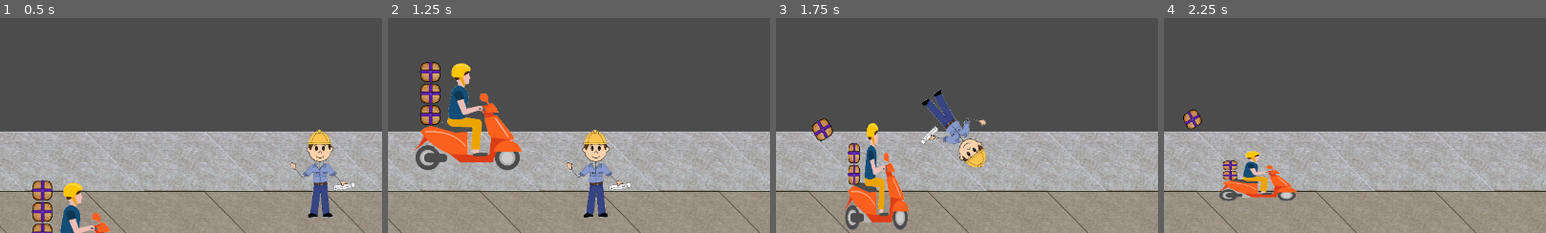
Above: before the commit, frames 1-4 (left to right).
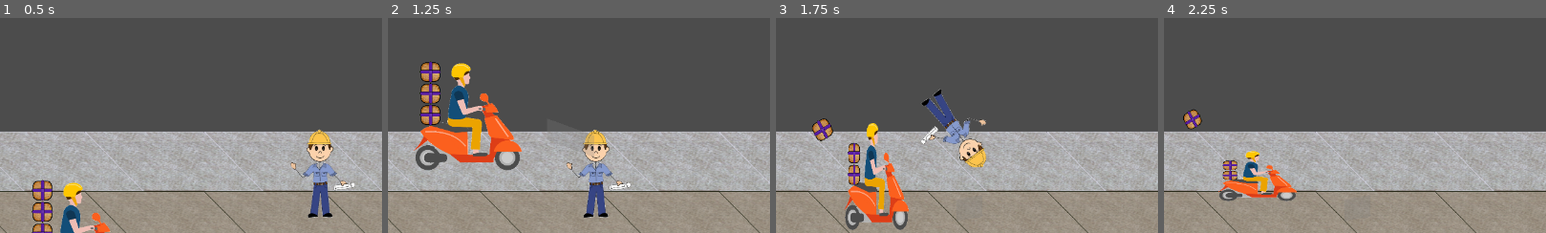
Above: after the commit, the same moments.

Repository: Anatolij-Grigorjev/MopedRebelGO
Game: Godot game, scene res://stages/test/test_stage.tscn
The game is run twice, just before and just after one commit, with the same random seed, the same clock (stepped at 60 frames per second) and the same inputs.
Inputs:
- Up to frame 1 (0.5 s): no input
- Up to frame 2 (1.25 s): hold W (swerve_up) from 0.53 s (still down); tap P (say_diss) at 0.6 s; tap O (diss_target_above, bound only after the commit) at 0.8 s
- Up to frame 3 (1.75 s): release W (swerve_up) at 1.28 s; hold S (swerve_down) from 1.28 s (still down); tap O (diss_target_above, bound only after the commit) at 1.35 s; tap L (diss_target_below, bound only after the commit) at 1.55 s
- Up to frame 4 (2.25 s): release S (swerve_down) at 2.03 s; hold W (swerve_up) from 2.03 s (still down); tap L (diss_target_below, bound only after the commit) at 2.1 s
The pictures show only the part of the screen within x 16-66%, y 50-100%; the shares and areas given below are measured in that part.

Frame 1 is identical in both runs. In frame 2, 0.2% of the frame differs, in the area x 51-54%, y 54-65%; in frame 3, less than 0.1%; in frame 4, less than 0.1%.
Error in both runs: Invalid get index '-1' (on base: 'Array'). (res://utils/logger.gd:103)

Commit message:
WIP diss to target citizen with moving channel

Diff:
--- a/game/obstacles/citizens/citizen.gd
+++ b/game/obstacles/citizens/citizen.gd
@@ -13,6 +13,7 @@
 
 onready var animator: AnimationPlayer = $AnimationPlayer
 onready var dissed_progress : ProgressBar = $ProgressBar
+onready var visibility_controller: VisibilityNotifier2D = $VisibilityNotifier2D
 
 
 var _disses_heard : int = 0
--- a/game/obstacles/citizens/white_worker.tscn
+++ b/game/obstacles/citizens/white_worker.tscn
@@ -131,7 +131,9 @@
 [sub_resource type="StyleBoxFlat" id=6]
 bg_color = Color( 0.219608, 0.211765, 0.227451, 1 )
 
-[node name="WhiteWorker" type="Area2D"]
+[node name="WhiteWorker" type="Area2D" groups=[
+"dissable",
+]]
 collision_layer = 2
 collision_mask = 2
 script = ExtResource( 1 )
@@ -171,5 +173,7 @@
 max_value = 3.0
 step = 1.0
 percent_visible = false
+
+[node name="VisibilityNotifier2D" type="VisibilityNotifier2D" parent="."]
 [connection signal="area_entered" from="." to="." method="_on_area_entered"]
 [connection signal="area_entered" from="Hearing" to="." method="_on_Hearing_area_entered"]
--- a/game/project.godot
+++ b/game/project.godot
@@ -38,6 +38,11 @@
 "class": "DissAim",
 "language": "GDScript",
 "path": "res://rebel/diss_aim.gd"
+}, {
+"base": "Node2D",
+"class": "DissWord",
+"language": "GDScript",
+"path": "res://rebel/diss_word.gd"
 }, {
 "base": "Control",
 "class": "EarnedPoints",
@@ -121,6 +126,7 @@
 "CooldownBar": "",
 "DeliveryPackage": "",
 "DissAim": "",
+"DissWord": "",
 "EarnedPoints": "",
 "GameState": "",
 "HUDController": "",
@@ -189,12 +195,22 @@
 }
 debug2={
 "deadzone": 0.5,
-"events": [ Object(InputEventKey,"resource_local_to_scene":false,"resource_name":"","device":0,"alt":false,"shift":false,"control":false,"meta":false,"command":false,"pressed":false,"scancode":75,"unicode":0,"echo":false,"script":null)
+"events": [ Object(InputEventKey,"resource_local_to_scene":false,"resource_name":"","device":0,"alt":false,"shift":false,"control":false,"meta":false,"command":false,"pressed":false,"scancode":66,"unicode":0,"echo":false,"script":null)
  ]
 }
 say_diss={
 "deadzone": 0.5,
 "events": [ Object(InputEventKey,"resource_local_to_scene":false,"resource_name":"","device":0,"alt":false,"shift":false,"control":false,"meta":false,"command":false,"pressed":false,"scancode":80,"unicode":0,"echo":false,"script":null)
+ ]
+}
+diss_target_above={
+"deadzone": 0.5,
+"events": [ Object(InputEventKey,"resource_local_to_scene":false,"resource_name":"","device":0,"alt":false,"shift":false,"control":false,"meta":false,"command":false,"pressed":false,"scancode":79,"unicode":0,"echo":false,"script":null)
+ ]
+}
+diss_target_below={
+"deadzone": 0.5,
+"events": [ Object(InputEventKey,"resource_local_to_scene":false,"resource_name":"","device":0,"alt":false,"shift":false,"control":false,"meta":false,"command":false,"pressed":false,"scancode":76,"unicode":0,"echo":false,"script":null)
  ]
 }
 
--- a/game/rebel/diss_aim.gd
+++ b/game/rebel/diss_aim.gd
@@ -34,7 +34,7 @@
 
 	var end_distance: float = end.x - start.x
 	if (end_distance <= channel_width):
-		_stop_channel()
+		stop_channel()
 		return
 
 	#create channel points
@@ -53,7 +53,7 @@
 	draw_colored_polygon(points_array, channel_modulate, [], _channel_body)
 
 
-func _stop_channel() -> void:
+func stop_channel() -> void:
 	_channel_present = false
 	_channel_start_node = null
 	_channel_end_node = null
@@ -75,3 +75,11 @@
 
 func is_channel_active() -> bool:
 	return _channel_present
+
+
+func channel_origin() -> Node2D:
+	return _channel_start_node
+
+
+func channel_target() -> Node2D:
+	return _channel_end_node
--- /dev/null
+++ b/game/rebel/diss_word.gd
@@ -0,0 +1,33 @@
+extends Node2D
+class_name DissWord
+"""
+Controller for diss word to approach inteded target if set
+"""
+const DISS_SPEED = 300
+const DISTANCE_TOLERANCE_SQR = 5.0 * 5.0
+
+
+signal hit_citizen
+
+
+var _target_citizen: Node2D
+var _diss_arrived: bool = false
+
+
+func _ready() -> void:
+	pass # Replace with function body.
+
+
+func _process(delta: float) -> void:
+	if (_target_citizen and not _diss_arrived):
+		var citizen_position := _target_citizen.global_position
+		var advance := (global_position - citizen_position) * DISS_SPEED * delta
+		global_position += advance
+		if (global_position.distance_squared_to(citizen_position) < DISTANCE_TOLERANCE_SQR):
+			_diss_arrived = true
+			emit_signal("hit_citizen")
+	pass
+
+
+func set_target(target_citizen: Node2D) -> void:
+	_target_citizen = target_citizen
--- a/game/rebel/diss_word.tscn
+++ b/game/rebel/diss_word.tscn
@@ -1,4 +1,6 @@
-[gd_scene load_steps=3 format=2]
+[gd_scene load_steps=4 format=2]
+
+[ext_resource path="res://rebel/diss_word.gd" type="Script" id=1]
 
 [sub_resource type="RectangleShape2D" id=1]
 extents = Vector2( 50, 50 )
@@ -58,6 +60,7 @@
 }
 
 [node name="DissWord" type="Node2D"]
+script = ExtResource( 1 )
 
 [node name="Area2D" type="Area2D" parent="." groups=[
 "diss_word",
--- a/game/rebel/input_processor.gd
+++ b/game/rebel/input_processor.gd
@@ -24,12 +24,21 @@
 
 
 """
-Collect current input about player desire to swerve (change tracks)
+Return desire to swerve (change tracks), 0 meaning no relevant input
 """
 func process_swerve_input() -> int:
 	return _process_axis_inputs("swerve_down", "swerve_up")
 
 
+"""
+Return desire to change diss target, 0 if no input
+"""
+func process_change_diss_target() -> int:
+	return _process_axis_inputs("diss_target_above", "diss_target_below")
+
+"""
+Return desire to say diss, false meaning no desire
+"""
 func process_say_diss() -> bool:
 	if (_process_press_action_cooldown("say_diss", _say_diss_cooldown)):
 		_say_diss_cooldown = max_diss_colldown
@@ -37,6 +46,10 @@
 	return false
 
 
+"""
+Process axis-style input,
+return -1/+1 for respective action presses or 0 if neither is pressed
+"""
 func _process_axis_inputs(axis_plus_action: String, axis_minus_action: String) -> int:
 	var result_input : int = 0
 	if Input.is_action_just_pressed(axis_plus_action):
@@ -47,6 +60,11 @@
 	return result_input
 
 
+"""
+Process button-style input with cooldown,
+return true if button pressed post cooldown,
+false if no input or cooldown still in effect
+"""
 func _process_press_action_cooldown(action_name: String, current_cooldown: float) -> bool:
 	if (current_cooldown > 0):
 		return false
--- a/game/rebel/moped_rebel.gd
+++ b/game/rebel/moped_rebel.gd
@@ -12,7 +12,7 @@
 
 
 signal swerve_direction_pressed(swerve_direction)
-signal diss_said(diss_word)
+signal diss_said(diss_word, diss_recipient)
 
 
 var cruise_speed : float = C.MR_CRUISE_SPEED
@@ -28,6 +28,7 @@
 onready var input : InputProcessor = $InputProcessor
 onready var diss_position : Position2D = $DissPosition
 onready var diss_cooldown_bar: CooldownBar = $CooldownBar
+onready var diss_channel: DissAim = $DissChannel
 onready var nrt_travel_emitter : Particles2D = $NRTParticles
 
 
@@ -42,6 +43,7 @@
 
 
 func _process(delta: float) -> void:
+	_process_diss_channel()
 	if (not _is_swerving
 		and not _is_crashing):
 		#get desired swerve direction
@@ -53,10 +55,49 @@
 		if (desire_say_diss):
 			diss_cooldown_bar.start_cooldown(input.max_diss_colldown)
 			var new_diss := _build_diss_word()
-			emit_signal("diss_said", new_diss)
+			#if no receiver present just curse at self
+			var diss_receiver := (
+				diss_channel.channel_target() if diss_channel.is_channel_active()
+				else diss_channel.channel_origin()
+			)
+			emit_signal("diss_said", new_diss, diss_receiver)
 	move_and_slide(velocity)
 
 
+func _process_diss_channel() -> void:
+	var visible_dissable_citizens := []
+
+	if (not diss_channel.is_channel_active()):
+		visible_dissable_citizens = _get_onscreen_dissable_citizens()
+		if (visible_dissable_citizens):
+			diss_channel.start_channel_between(self, visible_dissable_citizens[0])
+	#at this point channel is active if there were citizens
+	if (diss_channel.is_channel_active()):
+		var change_target := input.process_change_diss_target()
+		if (change_target):
+			#if channel was active up to now we need to fetch citizens
+			if (not visible_dissable_citizens):
+				visible_dissable_citizens = _get_onscreen_dissable_citizens()
+			#skip processing change if only one dissable onscreen
+			if (visible_dissable_citizens.size() > 1):
+				_process_diss_channel_change_diss_target(change_target, visible_dissable_citizens)
+
+
+func _process_diss_channel_change_diss_target(change: int, visible_dissable_citizens: Array) -> void:
+	visible_dissable_citizens.sort_custom(Helpers, "sort_nodes_global_y")
+	var current_idx := visible_dissable_citizens.find(diss_channel.channel_target())
+	var changed_idx := wrapi(current_idx + change, 0, visible_dissable_citizens.size())
+	diss_channel.start_channel_between(self, visible_dissable_citizens[changed_idx])
+
+
+func _get_onscreen_dissable_citizens() -> Array:
+	var onscreen_dissables : Array = []
+	for dissable in get_tree().get_nodes_in_group(C.GROUP_DISSABLES):
+		var citizen : CitizenRoadBlock = dissable as CitizenRoadBlock
+		if (citizen.visibility_controller.is_on_screen()):
+			onscreen_dissables.append(citizen)
+
+	return onscreen_dissables
 
 """
 Perform moped swerve operations, including animation, position tween
--- a/game/rebel/moped_rebel.tscn
+++ b/game/rebel/moped_rebel.tscn
@@ -8,6 +8,7 @@
 [ext_resource path="res://rebel/packages_bundle.tscn" type="PackedScene" id=6]
 [ext_resource path="res://rebel/obstacle_detector.gd" type="Script" id=7]
 [ext_resource path="res://rebel/cooldown_bar.tscn" type="PackedScene" id=8]
+[ext_resource path="res://rebel/diss_aim.tscn" type="PackedScene" id=9]
 
 [sub_resource type="SpriteFrames" id=1]
 animations = [ {
@@ -246,22 +247,25 @@
 
 [node name="CollisionShape2D" type="CollisionShape2D" parent="ObstacleDetect"]
 position = Vector2( 220, 0 )
-shape = SubResource( 6 )
+shape = SubResource( 7 )
 
 [node name="NRTParticles" type="Particles2D" parent="."]
 position = Vector2( 165.332, 1.37705 )
 scale = Vector2( 2, 1 )
 emitting = false
 amount = 100
-process_material = SubResource( 7 )
+process_material = SubResource( 8 )
 
 [node name="AngerDetector" type="Area2D" parent="."]
 collision_layer = 8
 collision_mask = 8
 
 [node name="CollisionShape2D" type="CollisionShape2D" parent="AngerDetector"]
-shape = SubResource( 8 )
+shape = SubResource( 9 )
 
 [node name="CooldownBar" parent="." instance=ExtResource( 8 )]
 position = Vector2( -100, -500 )
+
+[node name="DissChannel" parent="." instance=ExtResource( 9 )]
+channel_modulate = Color( 0.501961, 0.501961, 0.501961, 0.501961 )
 [connection signal="area_entered" from="AngerDetector" to="." method="_on_AngerDetector_area_entered"]
--- a/game/stages/stage_control.gd
+++ b/game/stages/stage_control.gd
@@ -118,9 +118,12 @@
 	LOG.debug("Swerved moped to track {}!", [current_moped_track])
 
 
-func _on_MopedRebel_diss_said(diss_word: Node2D) -> void:
+func _on_MopedRebel_diss_said(diss_word: DissWord, diss_receiver: Node2D) -> void:
 	add_child(diss_word)
 	diss_word.global_position = moped_rebel.diss_position.global_position
+	#there is an actual diss receiver
+	if (diss_receiver != moped_rebel):
+		diss_word.set_target(diss_receiver)
 	pass
 
 
--- a/game/utils/static_constants.gd
+++ b/game/utils/static_constants.gd
@@ -26,6 +26,10 @@
 An obstacle makes moped rebel crash and lose package
 """
 const GROUP_OBSTACLES : String = "obstacle"
+"""
+Group name for any citizen to which a diss can be directed by moped rebel
+"""
+const GROUP_DISSABLES: String = "dissable"
 """
 Group for moped rebel himself
 """
--- a/game/utils/static_helpers.gd
+++ b/game/utils/static_helpers.gd
@@ -85,8 +85,18 @@
 
 
 """
-Custom sorter to sort vectors by first coordinate. Used to determine
-proximate moped obstacles
+Custom sorter to sort vectors by first coordinate, lower indices meaning
+positions more to the left (smaller position x).
+Used to determine proximate moped obstacles
 """
 static func sort_positions_x(pos1: Vector2, pos2: Vector2) -> bool:
 	return pos1.x < pos2.x
+
+
+"""
+Custom sorter to sort nodes by elevation, lower indices meaning
+higher nodes (smaller global y)
+Used to determine dissable citizens queue for aiming
+"""
+static func sort_nodes_global_y(node1: Node2D, node2: Node2D) -> bool:
+	return node1.global_position.y < node2.global_position.y
Not shown: 5 places in game/rebel/moped_rebel.tscn that only renumber resources
